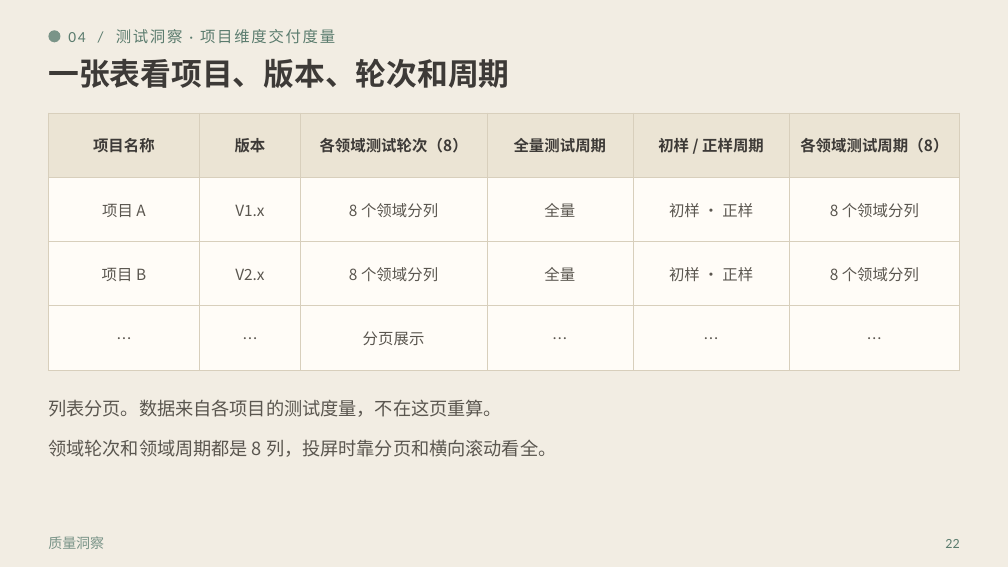
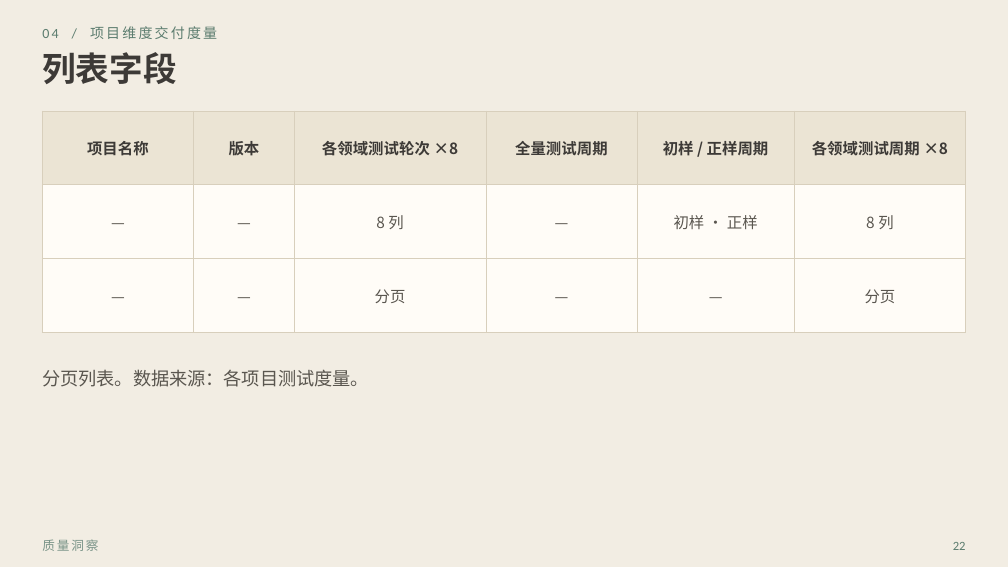
Before and after one commit to khalildai/test-send-file, a slide deck: slide 22 of 效能平台版本发布会.pptx. Drawn at 1008x567 pixels with LibreOffice and Linux fonts; fonts in the diff are those of the drawing. Boxes give left, top, right and bottom in pixels: in the first picture for what was removed or moved away, otherwise in the second. Text is boxed around its words. In the diff, an @@ line names an element or a change of style, - is before the commit and + after.

Commit message:
效能平台版本发布会 PPT：海报版式，去掉口语

```diff
--- a/效能平台版本发布会.pptx
+++ b/效能平台版本发布会.pptx
@@ text at (42,26,217,39): text changed; size 11 to 10 pt @@
-04 / 测试洞察 · 项目维度交付度量
+04 / 项目维度交付度量
@@ text added at (42,52,176,84), 24 pt, text #3D3A37, bold @@
+列表字段
@@ ellipse removed at (48,30,60,42) @@
@@ text removed at (48,59,509,88) @@
-一张表看项目、版本、轮次和周期
@@ table at (42,111,966,333) @@
-row 1: 项目名称 | 版本 | 各领域测试轮次（8） | 全量测试周期 | 初样 / 正样周期 | 各领域测试周期（8）
-row 2: 项目 A | V1.x | 8 个领域分列 | 全量 | 初样 · 正样 | 8 个领域分列
-row 3: 项目 B | V2.x | 8 个领域分列 | 全量 | 初样 · 正样 | 8 个领域分列
-row 4: … | … | 分页展示 | … | … | …
+row 1: 项目名称 | 版本 | 各领域测试轮次 ×8 | 全量测试周期 | 初样 / 正样周期 | 各领域测试周期 ×8
+row 2: — | — | 8 列 | — | 初样 · 正样 | 8 列
+row 3: — | — | 分页 | — | — | 分页
@@ table: place and size @@
-table at (48,113,960,370)
+table at (42,111,966,333)
@@ text at (42,369,369,387): text changed @@
-列表分页。数据来自各项目的测试度量，不在这页重算。
+分页列表。数据来源：各项目测试度量。
@@ text removed at (48,439,556,457) @@
-领域轮次和领域周期都是 8 列，投屏时靠分页和横向滚动看全。
@@ text "质量洞察" at (42,539,98,551): size 10 to 9 pt, letter spacing 0 to 1.4 pt @@
@@ text "22": place and size @@
-text "22" at (945,539,959,548)
+text "22" at (953,542,966,550)
@@ text "22" at (953,542,966,550): size 10 to 9 pt @@
```
Also in this commit, not shown: 22 other slides changed.
